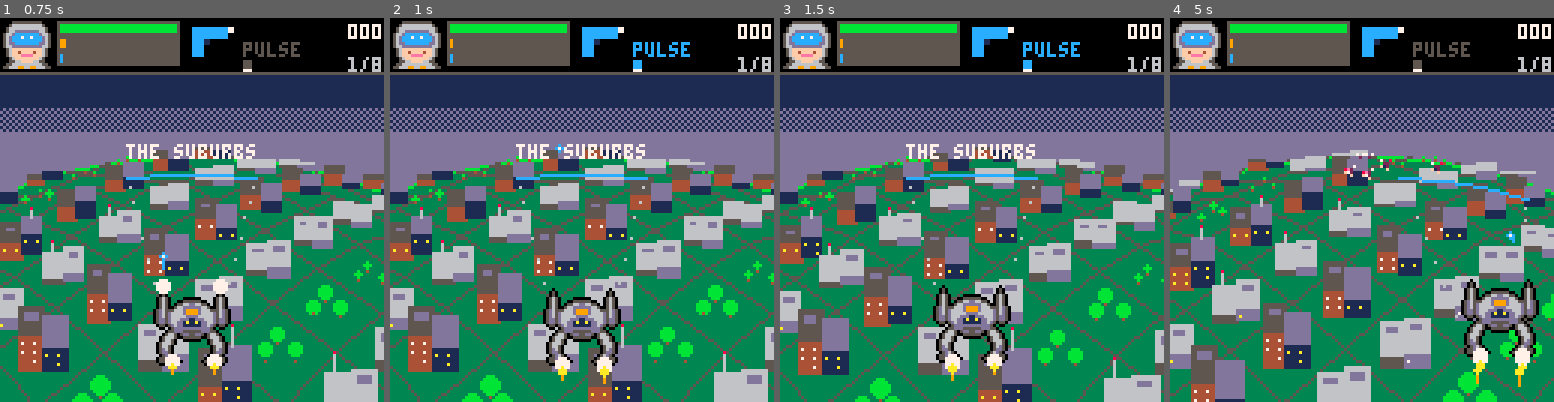
Above: before the commit, frames 1-4 (left to right).
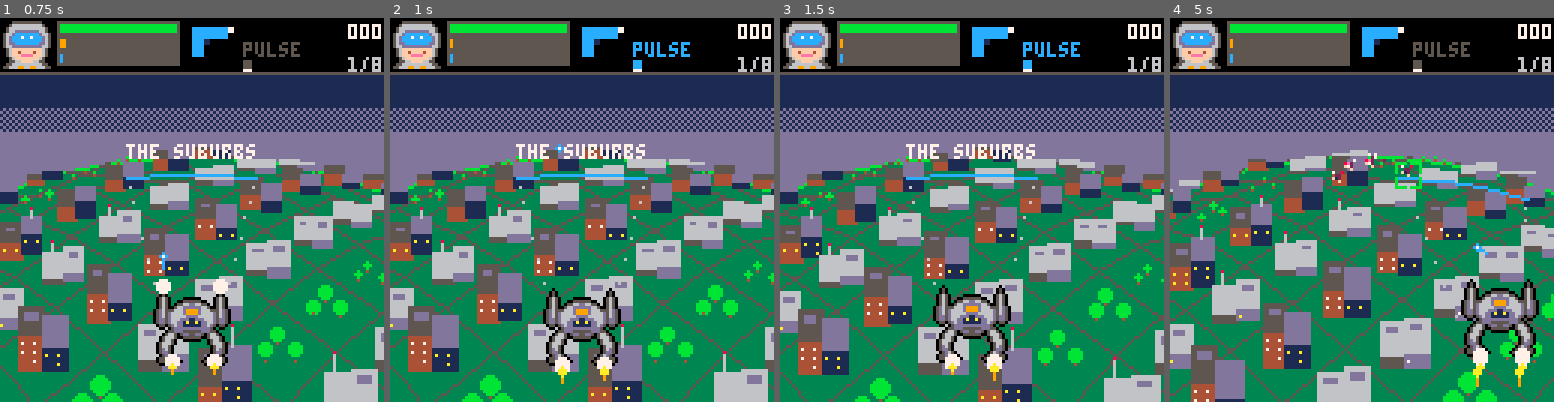
Above: after the commit, the same moments.

Repository: drachis/carts
Game: PICO-8 cartridge proj/hivefall/hivefall.p8
Same seed, same stepped clock (60 frames per second), same inputs: the game is played once before the commit and once after it.
Inputs:
- Up to frame 1 (0.75 s): tap X (X key) at 0.33 s; tap O (Z key) at 0.7 s
- Up to frame 2 (1 s): no input
- Up to frame 3 (1.5 s): tap X (X key) at 1.07 s
- Up to frame 4 (5 s): hold Right 1.6-2.1 s; tap O (Z key) every 0.4 s from 1.7 to 4.9 s; tap X (X key) at 1.85, 2.97, 4.08 s; hold Up 2.15-2.42 s; hold Right 2.47-3.03 s; hold Left 3.08-3.58 s; hold Down 3.63-3.97 s; hold Right 4.02-4.68 s; hold Up from 4.73 s (still down)

Frame 1 is identical in both runs. In frame 2, less than 0.1% of the frame differs, in the area x 42-58%, y 91-96%; in frame 3, less than 0.1%; in frame 4, 0.8%, in the area x 42-92%, y 35-97%.

Commit message:
hivefall: flak throws an even fan of pellets about the aim line, wider, scattered up and down (6147 tokens)
Co-Authored-By: Claude Opus 5.5 <noreply@anthropic.com>

Diff:
--- a/proj/hivefall/data.lua
+++ b/proj/hivefall/data.lua
@@ -82,7 +82,7 @@
 weapon_specs=parse_table[[
 name,wave,range,cooldown,damage,speed,count,spread,splash,heat,colour,homing,pierce,sound,ammo,pack
 pulse,1,4.5,7,1,0.2,1,0,0,4,12,1,0,0,0,0
-flak,2,3,42,2,0.14,7,1,0,24,9,0,0,1,14,6
+flak,2,3,42,2,0.14,7,1.6,0,24,9,0,0,1,14,6
 minigun,3,4,3,0.6,0.25,1,0,0,2,10,1,0,2,160,60
 shock,4,6.2,34,5,0.6,1,0,0,20,14,1,1,3,14,5
 rocket,5,6.2,60,10,0.07,1,0,16,28,8,0,0,4,8,3
--- a/proj/hivefall/mech.lua
+++ b/proj/hivefall/mech.lua
@@ -130,7 +130,11 @@
    target=target,fuse=target and target.z,struck={}
   },weapon)
   aim(shot)
-  shot.vx+=(rnd(2)-1)*weapon.spread
+  -- a gun with spread throws its shots in an even fan about the aim
+  -- line, each a little ragged, and scatters them up and down as well
+  local across=(i-0.5)/weapon.count*2-1
+  shot.vx+=weapon.spread*(across+rnd(0.3)-0.15)
+  shot.vh+=weapon.spread*(rnd(0.8)-0.4)
   add(shots,shot)
  end
 end
